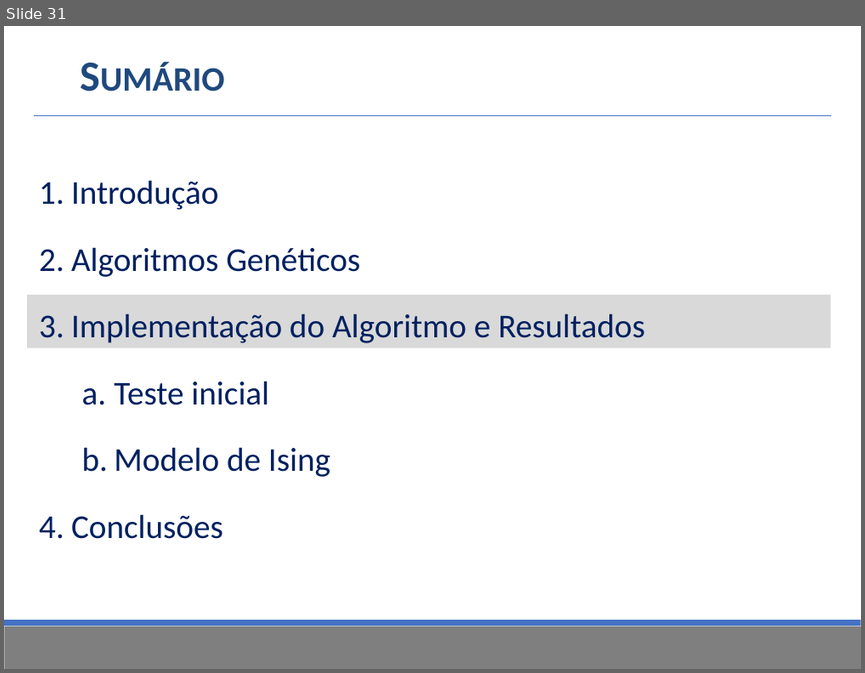
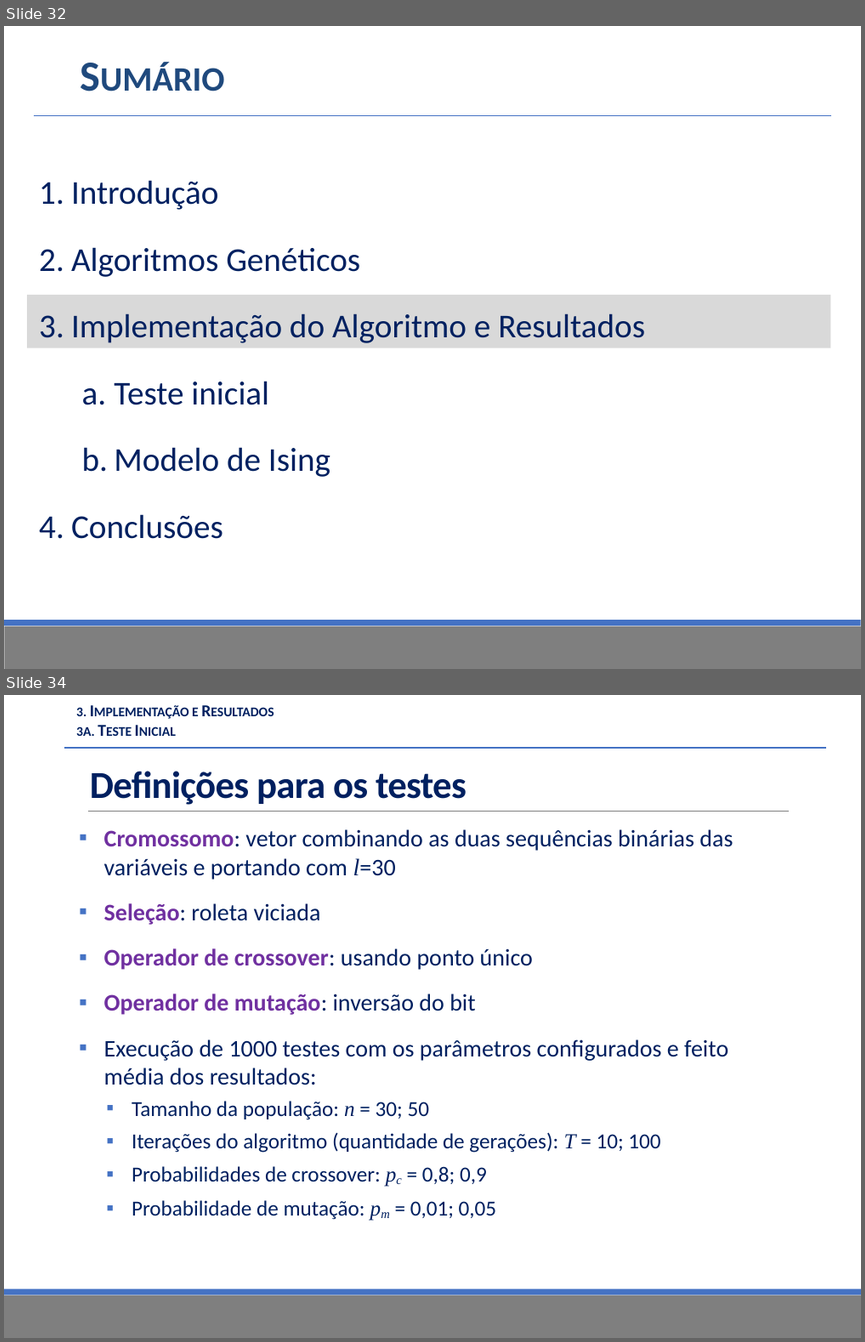
Before and after one commit to fkay/TCC-Monografia, a slide deck: Apresentação/TCC.pptx. Shown one above the other, each under a label of ours: slide 31 before the commit, slides 32 and 34 after it; the slides between them are not shown. The pictures are 865x673 and 865x1342 pixels, drawn with LibreOffice and Linux fonts; fonts in the diff are those of the drawing; background and template pictures are left out. Boxes give left, top, right and bottom in pixels: in the first picture for what was removed or moved away, otherwise in the second. Text is boxed around its words. In the diff, an @@ line names an element or a change of style, - is before the commit and + after.

```diff
--- a/Apresentação/TCC.pptx
+++ b/Apresentação/TCC.pptx
@@ slide 34 added at <box>4,695,861,1338</box>, background #FFFFFF; not listed: 2 template elements that a slide beside it also shows @@
@@ text added at <box>76,707,199,736</box>, 14 pt, text #002060, bold, small capitals @@
+3. Implementação e Resultados
+3a. Teste Inicial
@@ line added from (64, 747) to (826, 747), #4472C4 1 pt @@
@@ title added at <box>90,771,466,805</box>, 32 pt, text #002060, bold @@
+Definições para os testes
@@ line added from (88, 811) to (788, 811), #808080 0.5 pt @@
@@ text added at <box>104,829,732,1219</box>, 20 pt, text #002060 @@
+▪ Cromossomo: vetor combinando as duas sequências binárias das variáveis e portando com l=30
+▪ Seleção: roleta viciada
+▪ Operador de crossover: usando ponto único
+▪ Operador de mutação: inversão do bit
+▪ Execução de 1000 testes com os parâmetros configurados e feito média dos resultados:
+  ▪ Tamanho da população: n = 30; 50
+  ▪ Iterações do algoritmo (quantidade de gerações): T = 10; 100
+  ▪ Probabilidades de crossover: pc = 0,8; 0,9
+  ▪ Probabilidade de mutação: pm = 0,01; 0,05
@@ what was slide 31 is now slide 32 @@
```
Also in this commit, not shown: 6 slides changed, 28 other slides added, 3 other files.
